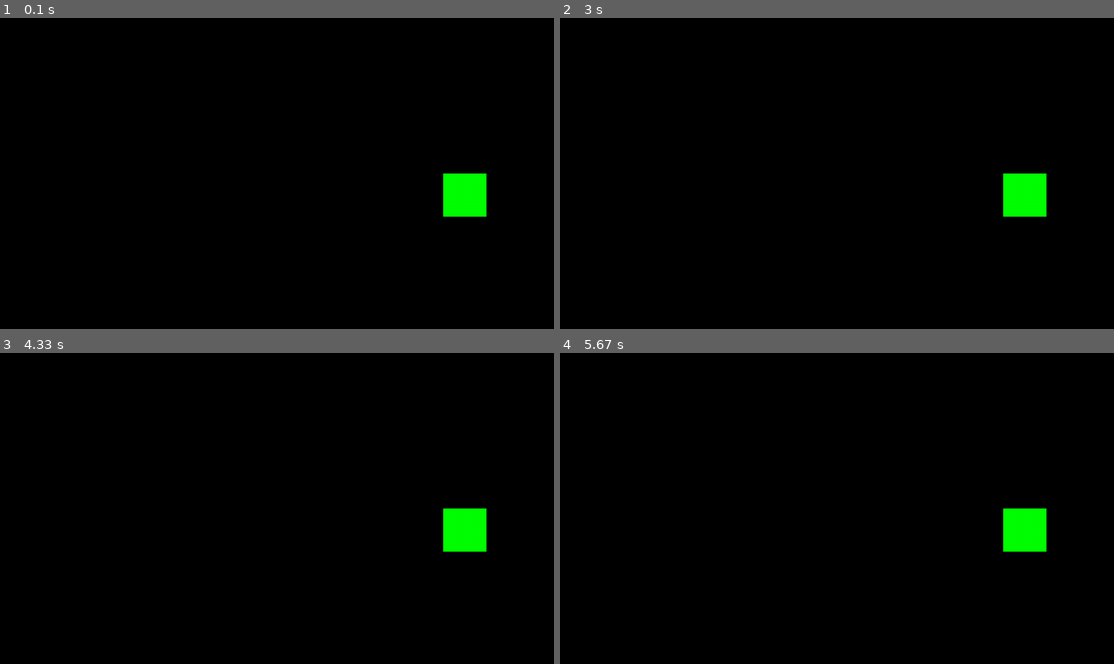
Above: before the commit, frames 1-4 (two rows, left to right).
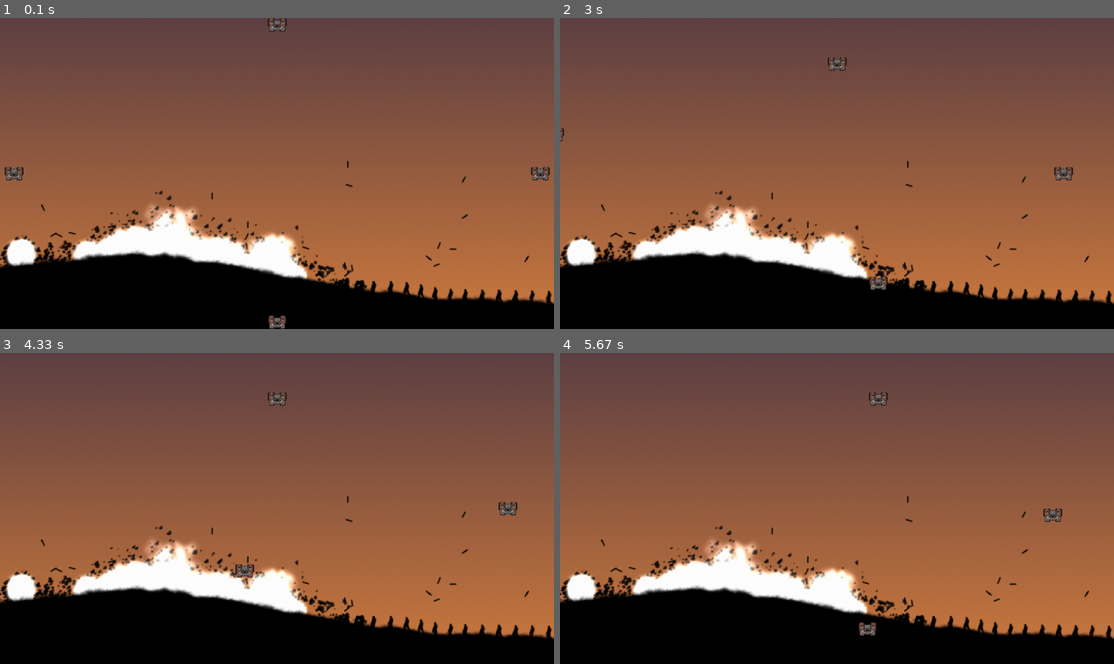
Above: after the commit, the same moments.

Repository: rodrigovalenteuea/tankpygame
Game: pygame game, started from game.py
Two runs of this game, one before a commit and one after it. Both use one fixed random seed, a clock stepped at 60 frames per second and the inputs below.
Inputs:
- Up to frame 1 (0.1 s): no input
- Up to frame 2 (3 s): hold Right 0.33-0.8 s; hold 2 0.83-1.13 s; hold Up 0.83-1.13 s; hold W 0.83-1.13 s; tap J at 0.9, 1.23, 1.57, 1.87, 2.07, 2.37, 2.63, 2.97 s; tap I at 0.98, 2.15 s; hold Up 1.17-1.47 s; hold W 1.17-1.47 s; tap K at 1.32, 2.72 s; hold Right 1.5-1.97 s; hold D 1.5-1.97 s; hold Left 2-2.53 s; hold A 2-2.53 s; hold Down 2.57-2.87 s; hold S 2.57-2.87 s; hold L from 2.9 s (still down); hold Left from 2.9 s (still down); hold A from 2.9 s (still down)
- Up to frame 3 (4.33 s): tap J at 3.27, 3.4, 3.7, 3.83, 4.23 s; release L at 3.3 s; release Left at 3.3 s; release A at 3.3 s; hold Left 3.33-3.73 s; hold A 3.33-3.73 s; tap I at 3.48 s; hold Up 3.77-4.13 s; hold W 3.77-4.13 s; tap K at 3.92 s; hold Right from 4.17 s (still down); hold D from 4.17 s (still down)
- Up to frame 4 (5.67 s): tap J at 4.53, 5.23, 5.63 s; release Right at 4.8 s; release D at 4.8 s; tap 1 at 4.83 s; hold 3 5.17-5.53 s; hold Down 5.17-5.53 s; hold S 5.17-5.53 s; tap K at 5.32 s; hold Down from 5.57 s (still down); hold S from 5.57 s (still down)

The runs differ from the first frame. In frame 1, 83% of the frame differs, in the area x 0-100%, y 0-100%; in frame 2, 83%; in frame 3, 83%; in frame 4, 83%, in the area x 0-100%, y 0-93%.

Commit message:
update tank class

Diff:
--- a/game.py
+++ b/game.py
@@ -1,4 +1,5 @@
 import pygame
+from pygame.locals import *
 import os
 import obstacles
 import bullet
@@ -16,20 +17,57 @@
 screen_width, screen_height = info.current_w, info.current_h
 menu_screen = pygame.display.set_mode((screen_width, screen_height), pygame.FULLSCREEN)
 pygame.display.set_caption('Tankpygame ta ligado!')
+largura = screen_width
+altura = screen_height
 
 # test's variables
-tank1 = tank.Tank(screen_width * 0.8, screen_height * 0.5, 'green', 100, 100)
-bullet1 = bullet.Bullet(tank1, 'red', 5, 5, tank1.posx + 100, tank1.posy + 100, 20, 20)
-obs = obstacles.Obstacles(500, 400, 100, 100)
+#tank1 = tank.Tank(screen_width * 0.8, screen_height * 0.5, 'green', 100, 100)
+#bullet1 = bullet.Bullet(tank1, 'red', 5, 5, tank1.posx + 100, tank1.posy + 100, 20, 20)
+#obs = obstacles.Obstacles(500, 400, 100, 100)
+
+
+image_fundo = pygame.image.load('background.png').convert()
+image_fundo = pygame.transform.scale(image_fundo, (screen_width, screen_height))
+qtd_tanks = 4
+
+vet_tanks = []
+todas_as_sprites = pygame.sprite.Group()
+i = 0
+for i in range(qtd_tanks):
+    tank1 = tank.Tank()
+    vet_tanks.append(tank1)
+    todas_as_sprites.add(tank1)
+    if i == 0:
+        vet_tanks[i].rect.x = 0
+        vet_tanks[i].rect.y = (altura / 2) - ((vet_tanks[i].rect.height) / 2)
+    elif i == 1:
+        vet_tanks[i].rect.x = largura - vet_tanks[i].rect.width
+        vet_tanks[i].rect.y = (altura / 2) - ((vet_tanks[i].rect.height) / 2)
+    elif i == 2:
+        vet_tanks[i].rect.x = (largura/2) - ((vet_tanks[i].rect.width) / 2)
+        vet_tanks[i].rect.y = altura - vet_tanks[i].rect.height
+    elif i == 3:
+        vet_tanks[i].rect.x = (largura/2) - ((vet_tanks[i].rect.width) / 2)
+        vet_tanks[i].rect.y = 0
+
 def start_game():
 
     global menu_screen
 
     while True:
         timer.tick(fps)
-        menu_screen.fill((0, 0, 0))
-
-        tank1.create_tank(menu_screen)
+        menu_screen.fill((255, 255, 255))
+        #tela.fill(BRANCO)
+        for i in vet_tanks:
+            if i.moving_left:
+                i.move_left()
+            if i.moving_right:
+                i.move_right()
+            if i.moving_up:
+                i.move_up()
+            if i.moving_down:
+                i.move_down()
+
 
         for event in pygame.event.get():
             if event.type == pygame.QUIT:
@@ -41,10 +79,124 @@
                     pygame.quit()
                     sys.exit()
 
-                if event.key == pygame.K_SPACE:
-                    tank1.shot(bullet1, menu_screen)
-
-        pygame.display.update()
+            for i in range(len(vet_tanks)):
+                if i == 0:
+                    if event.type == KEYDOWN:
+                        if event.key == K_a:
+                            vet_tanks[0].moving_left = True
+                    if event.type == KEYUP:
+                        if event.key == K_a:
+                            vet_tanks[0].moving_left = False
+
+                    if event.type == KEYDOWN:
+                        if event.key == K_d:
+                            vet_tanks[0].moving_right = True
+                    if event.type == KEYUP:
+                        if event.key == K_d:
+                            vet_tanks[0].moving_right = False
+
+                    if event.type == KEYDOWN:
+                        if event.key == K_w:
+                            vet_tanks[0].moving_up = True
+                    if event.type == KEYUP:
+                        if event.key == K_w:
+                            vet_tanks[0].moving_up = False
+
+                    if event.type == KEYDOWN:
+                        if event.key == K_s:
+                            vet_tanks[0].moving_down = True
+                    if event.type == KEYUP:
+                        if event.key == K_s:
+                            vet_tanks[0].moving_down = False
+                elif i == 1:
+                    if event.type == KEYDOWN:
+                        if event.key == K_j:
+                            vet_tanks[1].moving_left = True
+                    if event.type == KEYUP:
+                        if event.key == K_j:
+                            vet_tanks[1].moving_left = False
+
+                    if event.type == KEYDOWN:
+                        if event.key == K_l:
+                            vet_tanks[1].moving_right = True
+                    if event.type == KEYUP:
+                        if event.key == K_l:
+                            vet_tanks[1].moving_right = False
+
+                    if event.type == KEYDOWN:
+                        if event.key == K_i:
+                            vet_tanks[1].moving_up = True
+                    if event.type == KEYUP:
+                        if event.key == K_i:
+                            vet_tanks[1].moving_up = False
+
+                    if event.type == KEYDOWN:
+                        if event.key == K_k:
+                            vet_tanks[1].moving_down = True
+                    if event.type == KEYUP:
+                        if event.key == K_k:
+                            vet_tanks[1].moving_down = False
+                elif i == 2:
+                    if event.type == KEYDOWN:
+                        if event.key == K_LEFT:
+                            vet_tanks[2].moving_left = True
+                    if event.type == KEYUP:
+                        if event.key == K_LEFT:
+                            vet_tanks[2].moving_left = False
+
+                    if event.type == KEYDOWN:
+                        if event.key == K_RIGHT:
+                            vet_tanks[2].moving_right = True
+                    if event.type == KEYUP:
+                        if event.key == K_RIGHT:
+                            vet_tanks[2].moving_right = False
+
+                    if event.type == KEYDOWN:
+                        if event.key == K_UP:
+                            vet_tanks[2].moving_up = True
+                    if event.type == KEYUP:
+                        if event.key == K_UP:
+                            vet_tanks[2].moving_up = False
+
+                    if event.type == KEYDOWN:
+                        if event.key == K_DOWN:
+                            vet_tanks[2].moving_down = True
+                    if event.type == KEYUP:
+                        if event.key == K_DOWN:
+                            vet_tanks[2].moving_down = False
+                elif i == 3:
+                    if event.type == KEYDOWN:
+                        if event.key == K_KP1:
+                            vet_tanks[3].moving_left = True
+                    if event.type == KEYUP:
+                        if event.key == K_KP1:
+                            vet_tanks[3].moving_left = False
+
+                    if event.type == KEYDOWN:
+                        if event.key == K_KP3:
+                            vet_tanks[3].moving_right = True
+                    if event.type == KEYUP:
+                        if event.key == K_KP3:
+                            vet_tanks[3].moving_right = False
+
+                    if event.type == KEYDOWN:
+                        if event.key == K_KP5:
+                            vet_tanks[3].moving_up = True
+                    if event.type == KEYUP:
+                        if event.key == K_KP5:
+                            vet_tanks[3].moving_up = False
+
+                    if event.type == KEYDOWN:
+                        if event.key == K_KP2:
+                            vet_tanks[3].moving_down = True
+                    if event.type == KEYUP:
+                        if event.key == K_KP2:
+                            vet_tanks[3].moving_down = False
+
+        menu_screen.blit(image_fundo, (0, 0))
+        todas_as_sprites.draw(menu_screen)
+        todas_as_sprites.update()
+        pygame.display.flip()
 
 
 start_game()
--- a/tank.py
+++ b/tank.py
@@ -1,40 +1,48 @@
 import pygame
-import bullet
+class Tank(pygame.sprite.Sprite):
+    def __init__(self):
+        pygame.sprite.Sprite.__init__(self)
 
-class Tank:
+        self.moving_left = False
+        self.moving_right = False
+        self.moving_up = False
+        self.moving_down = False
 
-    b = bullet.Bullet
+        self.speed = 5
 
-    def __init__(self, posx, posy, color, width, height):
-        self.posx = posx
-        self.posy = posy
-        self.color = color
-        self.width = width
-        self.height = height
+        self.sprites = []
+        self.sprites.append(pygame.image.load('tank1.png'))
+        self.sprites.append(pygame.image.load('tank2.png'))
+        self.atual = 0
+        self.image = self.sprites[self.atual]
 
-    def create_tank(self, screen):
-        pygame.draw.rect(screen, self.color, [self.posx, self.posy, self.width, self.height])
-        return self
+        self.image = pygame.transform.scale(self.image, (64, 32))
+
+        self.rect = self.image.get_rect()
+        self.rect.topleft = 100, 100
+
+        self.animar = False
+
+    def update(self):
+        if self.animar == True:
+            self.atual = self.atual + 0.05
+            if self.atual >= len(self.sprites):
+                self.atual = 0
+                self.animar = False
+            self.image = self.sprites[int(self.atual)]
+            self.image = pygame.transform.scale(self.image, (64, 32))
+
+    def atacar(self):
+        self.animar = True
+
+    def move_left(self):
+        self.rect.x -= self.speed
+
+    def move_right(self):
+        self.rect.x += self.speed
 
     def move_up(self):
-        self.posy = self.posy - 3
-        return self.posy
-
-    def move_left(self):
-        self.posx = self.posx - 3
-        return self.posx
-
-    def move_right(self):
-        self.posx = self.posx + 3
-        return self.posx
+        self.rect.y -= self.speed
 
     def move_down(self):
-        self.posy = self.posy + 3
-        return self.posy
-
-    def change_color(self, color):
-        self.color = color
-
-    def shot(self, b, screen):
-        b.create_bullet(screen)
-        b.moviment_left()  # only to tests
+        self.rect.y += self.speed
Binary file added: background.png
Binary file added: tank1.png
Binary file added: tank2.png
